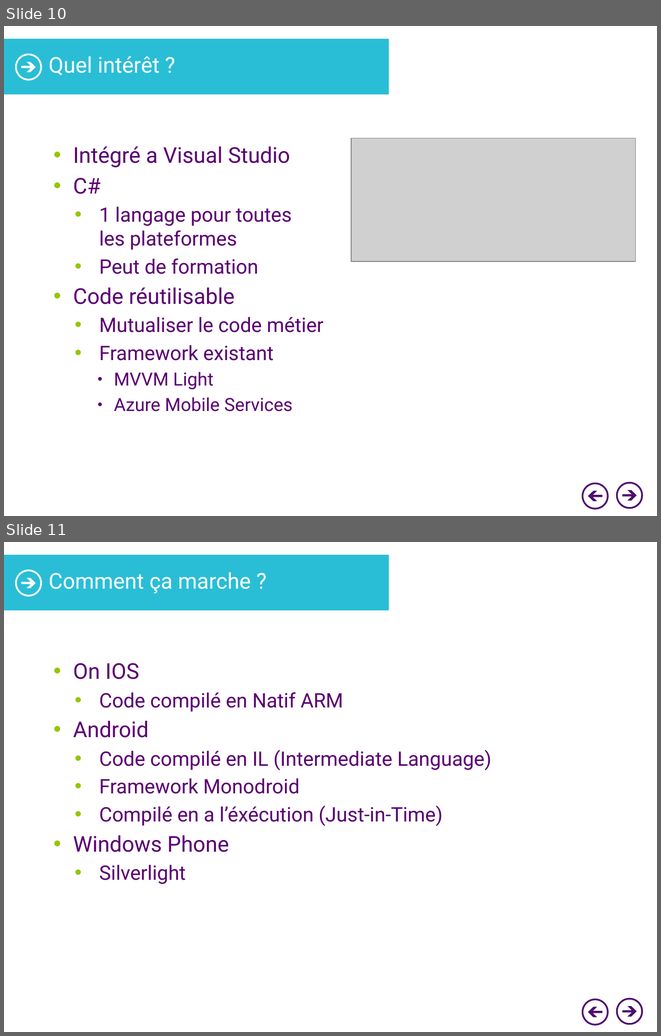
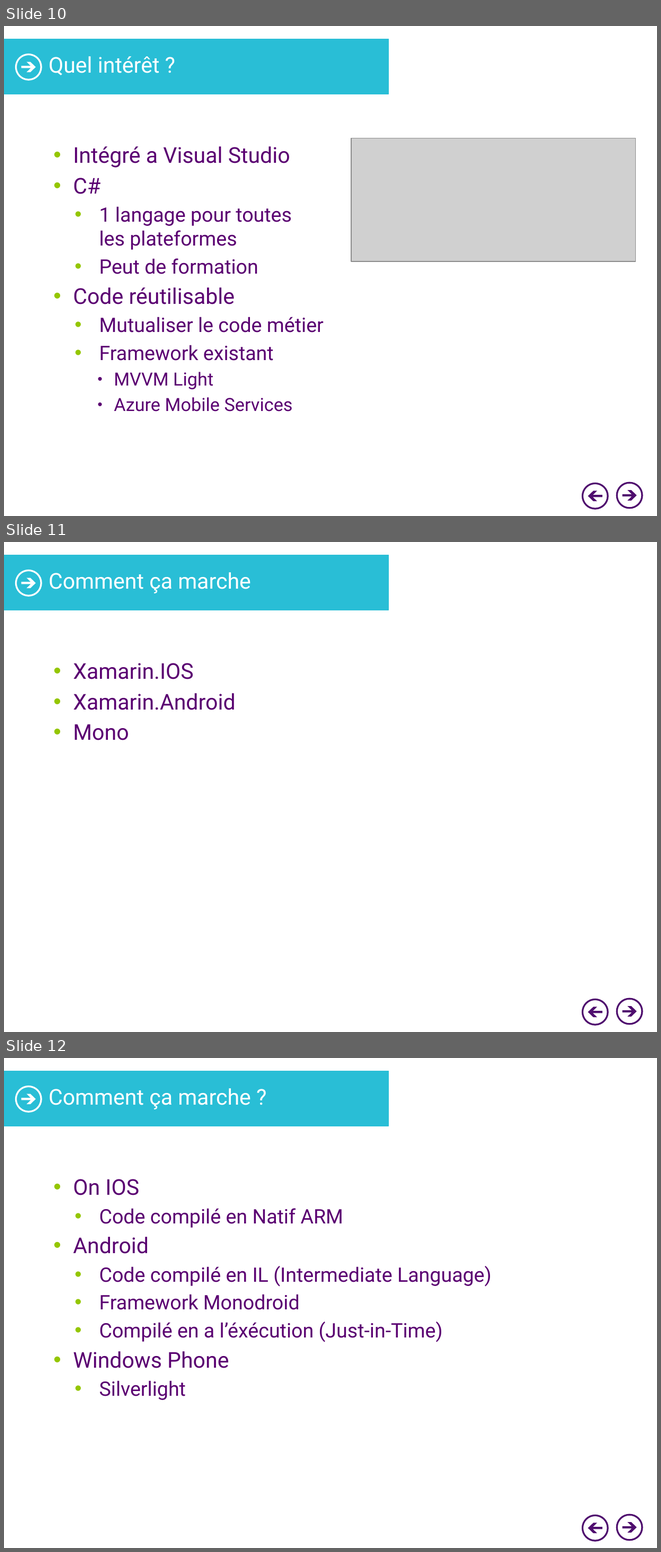
Before and after one commit to lnimong/prezxamarin, a slide deck: XamarinPrez.pptx. Shown one above the other, each under a label of ours: slides 10 and 11 before the commit, slides 10, 11 and 12 after it. The pictures are 661x1036 and 661x1552 pixels, drawn with LibreOffice and Linux fonts; fonts in the diff are those of the drawing; grey boxes stand for pictures; background and template pictures are left out. Boxes give left, top, right and bottom in pixels: in the first picture for what was removed or moved away, otherwise in the second. Text is boxed around its words. In the diff, an @@ line names an element or a change of style, - is before the commit and + after.

```diff
--- a/XamarinPrez.pptx
+++ b/XamarinPrez.pptx
@@ slide 11 added at box(4, 542, 657, 1032), background #FFFFFF; not listed: 7 template elements that a slide beside it also shows @@
@@ title added at box(49, 572, 251, 593), 24 pt, text #FFFFFF @@
+Comment ça marche
@@ text added at box(73, 663, 235, 740), 24 pt, text #5A0071 @@
+• Xamarin.IOS
+• Xamarin.Android
+• Mono
@@ what was slide 11 is now slide 12 @@
```
Also in this commit, not shown: 1 other slide added, 12 other files.
